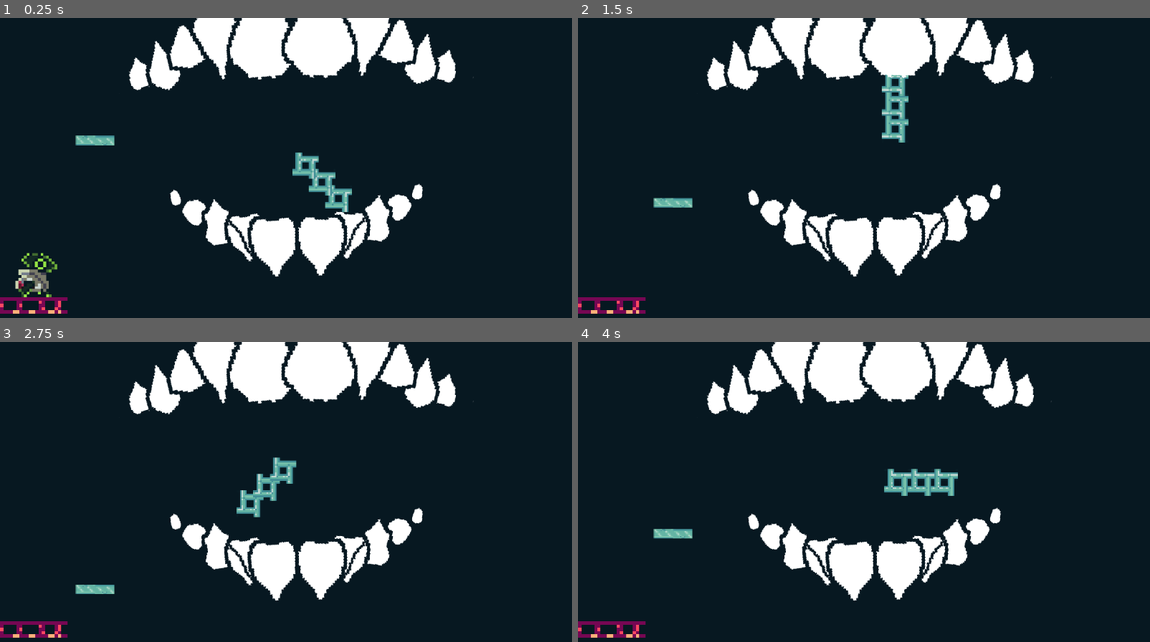
Above: before the commit, frames 1-4 (two rows, left to right).
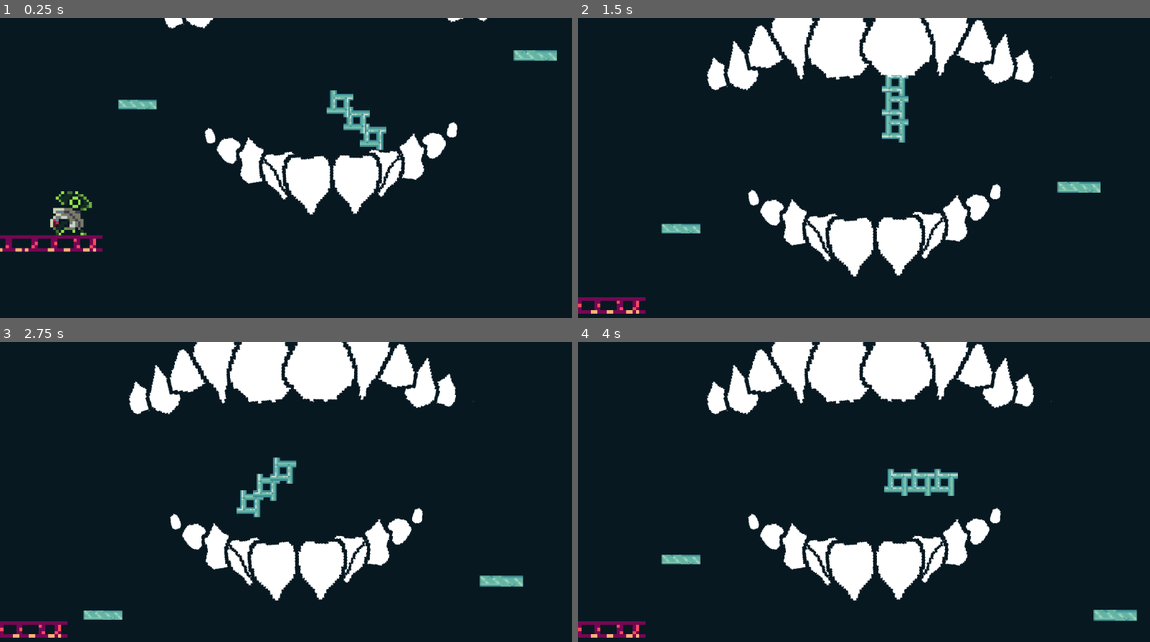
Above: after the commit, the same moments.

Repository: ennnui/2D-group-game
Game: Godot game, scene res://lvl.tscn
The game is run twice, just before and just after one commit, with the same random seed, the same clock (stepped at 60 frames per second) and the same inputs.
Inputs:
- Up to frame 1 (0.25 s): no input
- Up to frame 2 (1.5 s): tap Enter (ui_accept) at 0.5 s; hold Right (ui_right) from 0.53 s (still down); tap Up (jump) at 0.77 s
- Up to frame 3 (2.75 s): tap Up (jump) at 1.52 s; release Right (ui_right) at 2.03 s; hold Left (ui_left) from 2.03 s (still down)
- Up to frame 4 (4 s): release Left (ui_left) at 2.78 s; hold Right (ui_right) from 2.78 s (still down); tap Up (jump) at 3.02, 3.77 s

The runs differ from the first frame. In frame 1, 21% of the frame differs, in the area x 0-98%, y 0-99%; in frame 2, 0.8%; in frame 3, 0.7%; in frame 4, 0.8%.

Commit message:
camera follows sprite now

Diff:
--- a/dentl-clinik/bird_wiz.tscn
+++ b/dentl-clinik/bird_wiz.tscn
@@ -8,7 +8,7 @@
 
 
 const SPEED = 400.0
-const JUMP_VELOCITY = -400.0
+const JUMP_VELOCITY = -450.0
 @export var last_direction := Vector2(1,0)
 
 @onready var bird_wiz = $AnimatedSprite2D
@@ -39,13 +39,6 @@
 
 	move_and_slide()
 
-
-
-
-	#TRYING TO KEEP THE DIRECTION OF WALK CONSTANT; i know the answer is in the code below...
-	#if direction.speed() > 0:
-		#last_direction = direction
-		#play_walk_animation(direction)
 "
 
 [sub_resource type="RectangleShape2D" id="RectangleShape2D_u2e7j"]
@@ -190,6 +183,10 @@
 position = Vector2(244.5, 248.5)
 scale = Vector2(5.5625, 5.5625)
 sprite_frames = SubResource("SpriteFrames_xphr6")
-animation = &"dead"
+animation = &"idle"
 autoplay = "idle"
-frame_progress = 0.5916138
+frame_progress = 0.12023714
+
+[node name="Camera2D" type="Camera2D" parent="CharacterBody2D" unique_id=41876210]
+position = Vector2(579, 179)
+offset = Vector2(100, 0)
--- a/dentl-clinik/lvl.tscn
+++ b/dentl-clinik/lvl.tscn
@@ -33,12 +33,7 @@
 metadata/_edit_lock_ = true
 
 [node name="Path2D2" parent="." unique_id=1315880157 instance=ExtResource("3_4iw1c")]
-position = Vector2(-65, -147.00002)
-scale = Vector2(0.84, 0.838)
-curve = SubResource("Curve2D_5ud41")
-
-[node name="Path2D3" parent="." unique_id=287333990 instance=ExtResource("3_4iw1c")]
-position = Vector2(1035, -604)
+position = Vector2(-49.000008, -95.00001)
 scale = Vector2(0.84, 0.838)
 curve = SubResource("Curve2D_5ud41")
 
@@ -51,13 +46,16 @@
 [node name="Platformer Stat" parent="." unique_id=2089455931 instance=ExtResource("1_xliyy")]
 position = Vector2(-77, 541)
 
+[node name="Platformer Stat2" parent="." unique_id=1799891836 instance=ExtResource("1_xliyy")]
+position = Vector2(1156, -21)
+
 [node name="killbox" type="Area2D" parent="." unique_id=471621996]
 position = Vector2(-175, -113)
 scale = Vector2(1.01789, 1.25525)
 script = ExtResource("5_k0o5b")
 
 [node name="CollisionShape2D" type="CollisionShape2D" parent="killbox" unique_id=1012939293]
-position = Vector2(391.98734, 571.9976)
+position = Vector2(351.708, 610.238)
 scale = Vector2(1.94792, 2.9054)
 shape = SubResource("WorldBoundaryShape2D_2a1lc")
 script = ExtResource("5_2a1lc")
--- a/dentl-clinik/project.godot
+++ b/dentl-clinik/project.godot
@@ -31,6 +31,7 @@
 "deadzone": 0.2,
 "events": [Object(InputEventKey,"resource_local_to_scene":false,"resource_name":"","device":-1,"window_id":0,"alt_press …(195 unchanged characters)…
 , Object(InputEventKey,"resource_local_to_scene":false,"resource_name":"","device":-1,"window_id":0,"alt_pressed":false …(183 unchanged characters)…
+, Object(InputEventKey,"resource_local_to_scene":false,"resource_name":"","device":0,"window_id":0,"alt_pressed":false,"shift_pressed":false,"ctrl_pressed":false,"meta_pressed":false,"pressed":false,"keycode":0,"physical_keycode":32,"key_label":0,"unicode":0,"location":0,"echo":false,"script":null)
 ]
 }
 walk_left={
